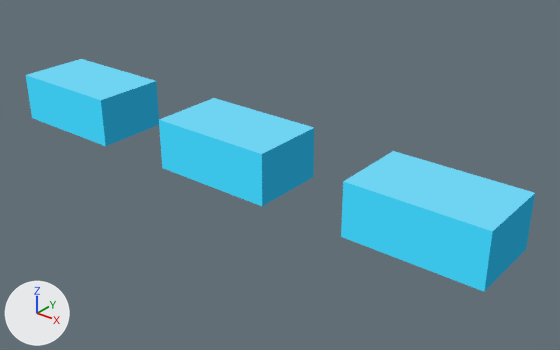
A saved change to the glTF model Assets/TD2/Screen3D/Kit07/celadonlit/Link_DashH.gltf.
Both versions are drawn from a 50 mm camera at (0.699, -0.631, 0.471) aimed at (0.045, 0.187, -0.036). Every picture has the same lights, and +X, +Y and +Z are marked at lower left. The first picture is the older version.

Objects in the first picture: 'Link_DashH_baked'.
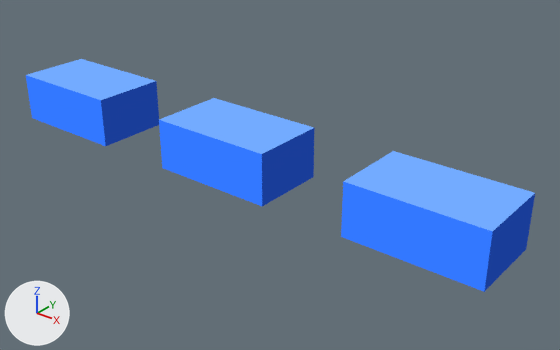
Pixel boxes (x1, y1, x2, y2) of what changed, in the pictures (560 x 350 px):
'Link_DashH_baked', recoloured (cyan to blue): (26, 59, 535, 292) in both

Edits to the bpy script that builds the scene:
```text
Change mat_k07_celadon_link:
    where n0 = _N.new('ShaderNodeEmission'); n0.name = 'Emission'
    n0.inputs[0].default_value: (0.0452, 0.552, 0.807, 1.0) -> (0.0331, 0.187, 1.0, 1.0)  # 'Color', cyan #3cc4e8 -> 'Color', blue #3378ff
Change mat_k07_celadon_link_shadow:
    where n0 = _N.new('ShaderNodeEmission'); n0.name = 'Emission'
    n0.inputs[0].default_value: (0.0123, 0.202, 0.342, 1.0) -> (0.01, 0.047, 0.319, 1.0)  # 'Color', cyan #1d7c9e -> 'Color', blue #193d99
Change mat_k07_celadon_link_light:
    where n0 = _N.new('ShaderNodeEmission'); n0.name = 'Emission'
    n0.inputs[0].default_value: (0.159, 0.651, 0.888, 1.0) -> (0.171, 0.406, 1.0, 1.0)  # 'Color', cyan #6fd3f2 -> 'Color', blue #73abff
```
